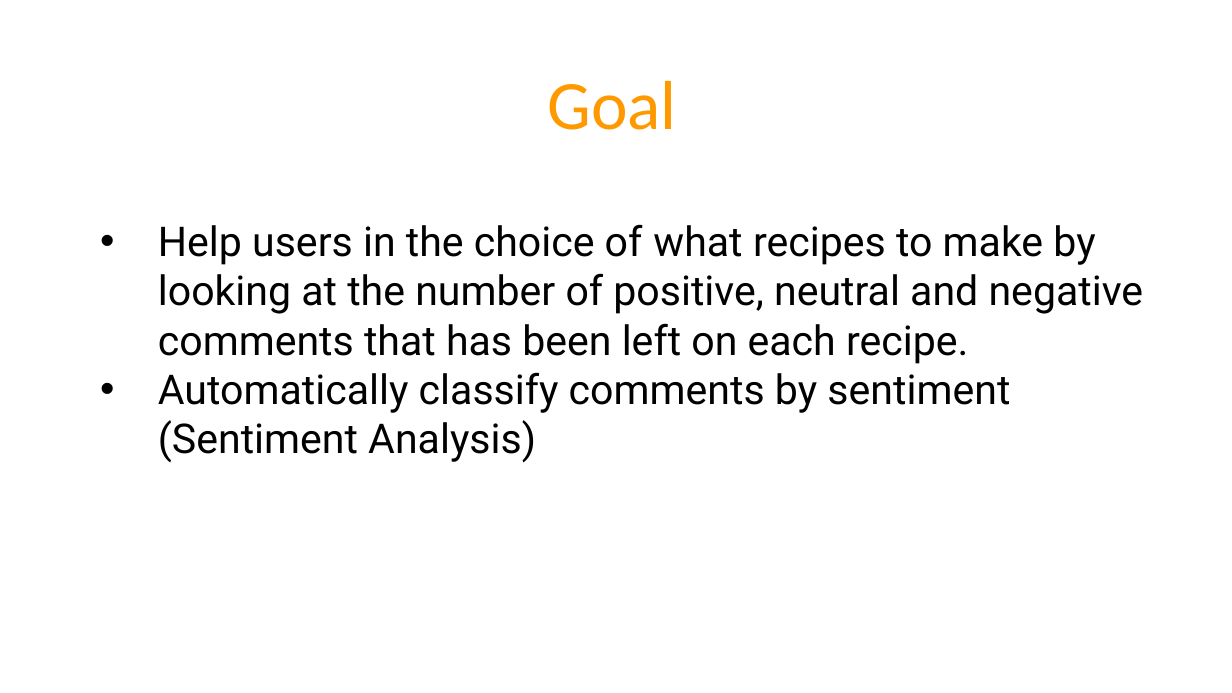
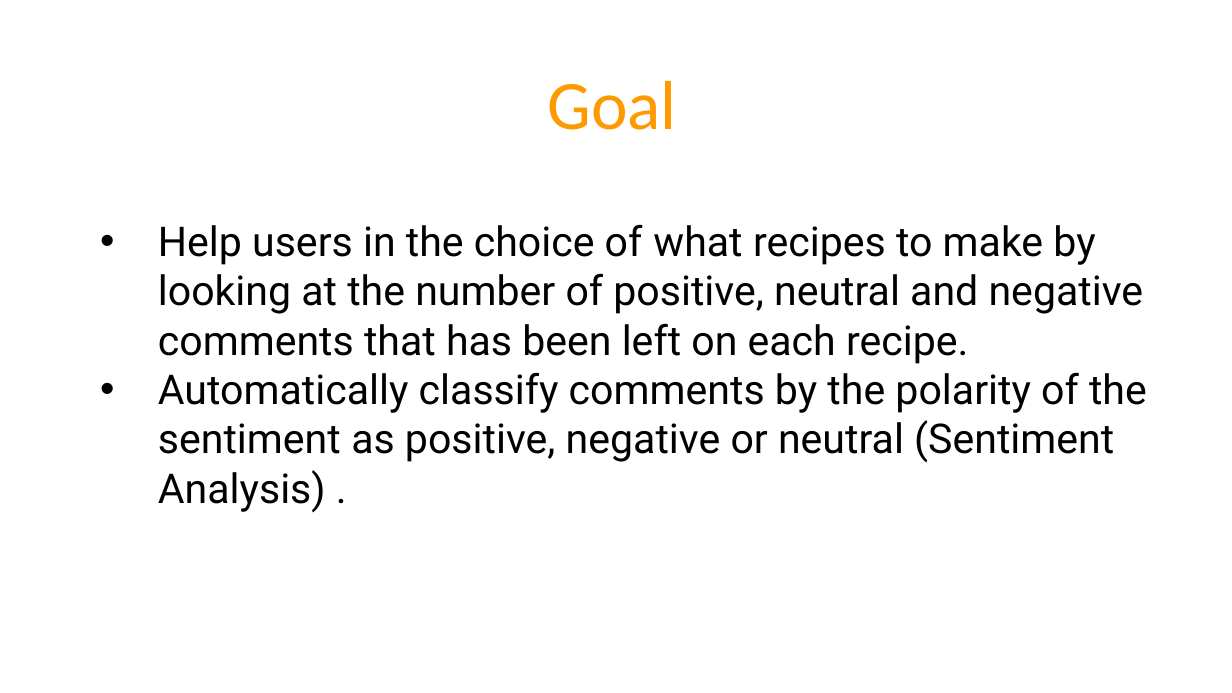
Before and after one commit to IreneCantini/Recysis, a slide deck: slide 5 of Recysis.pptx. Drawn at 1232x693 pixels with LibreOffice and Linux fonts; fonts in the diff are those of the drawing. Boxes give left, top, right and bottom in pixels: in the first picture for what was removed or moved away, otherwise in the second. Text is boxed around its words. In the diff, an @@ line names an element or a change of style, - is before the commit and + after.

```diff
--- a/Recysis.pptx
+++ b/Recysis.pptx
@@ text at box(158, 372, 1147, 512): text changed @@
-• Automatically classify comments by sentiment (Sentiment Analysis)
+• Automatically classify comments by the polarity of the sentiment as positive, negative or neutral (Sentiment Analysis) .
```
Also in this commit, not shown: 6 other slides changed.
